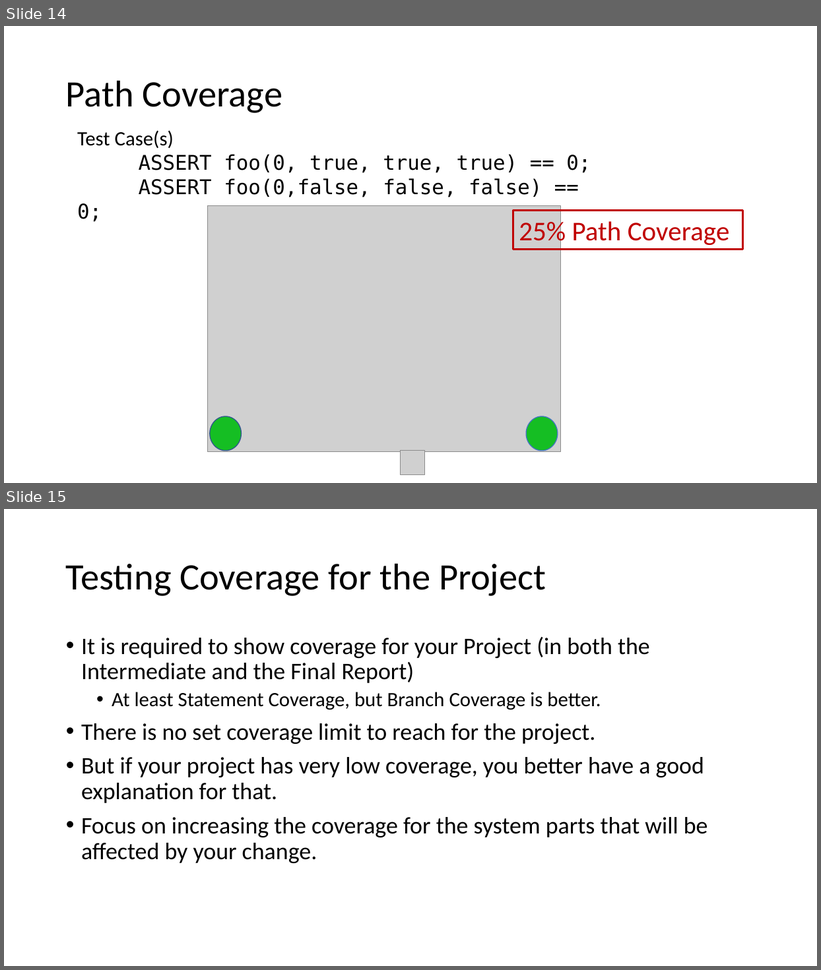
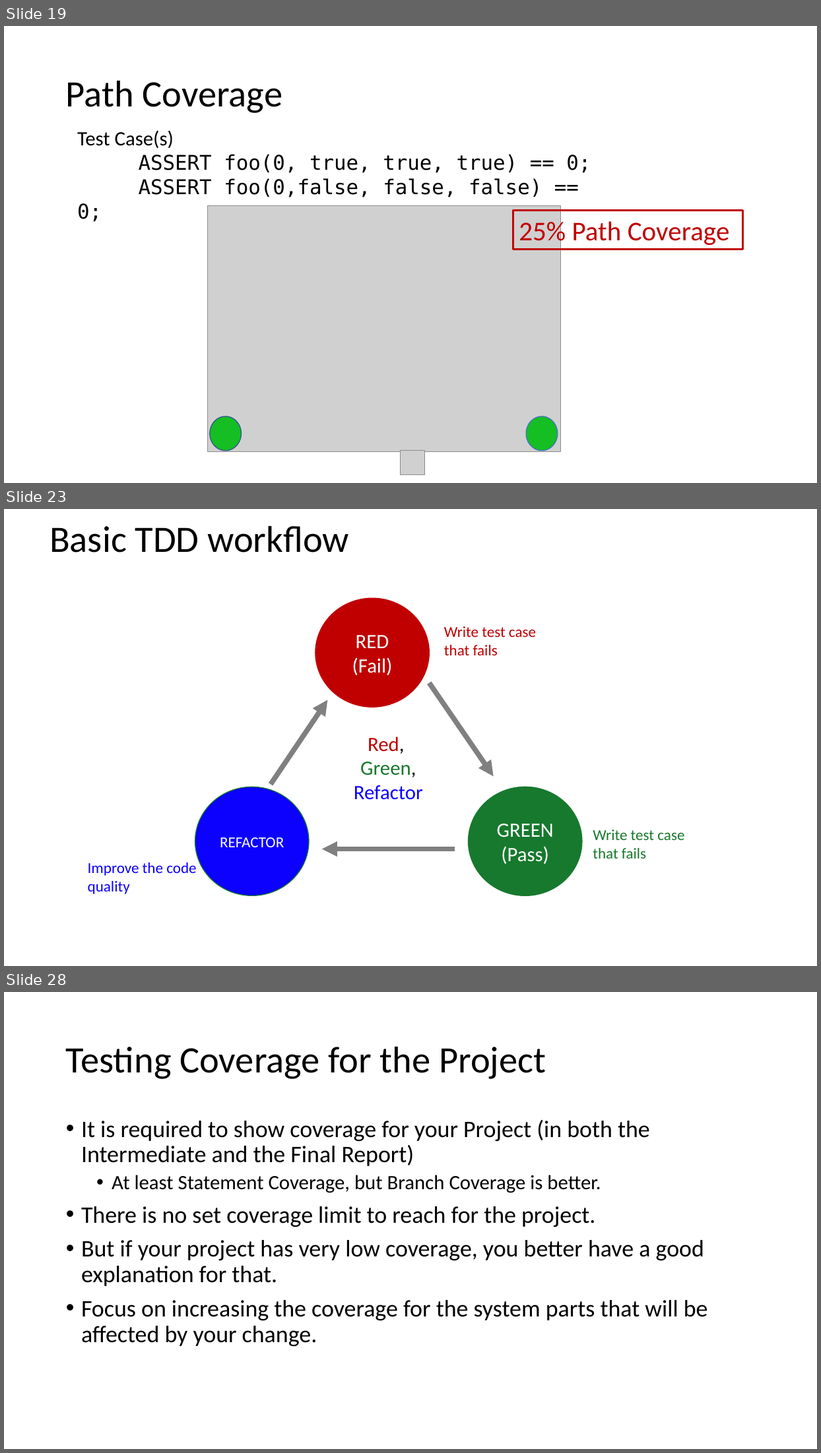
Before and after one commit to johnxu21/johnxu21.github.io, a slide deck: teaching/CS472-Spring2023/Timetable/Testing.pptx. Shown one above the other, each under a label of ours: slides 14 and 15 before the commit, slides 19, 23 and 28 after it; the slides between them are not shown. The pictures are 821x970 and 821x1453 pixels, drawn with LibreOffice and Linux fonts; fonts in the diff are those of the drawing; grey boxes stand for pictures. Boxes give left, top, right and bottom in pixels: in the first picture for what was removed or moved away, otherwise in the second. Text is boxed around its words. In the diff, an @@ line names an element or a change of style, - is before the commit and + after.

```diff
--- a/teaching/CS472-Spring2023/Timetable/Testing.pptx
+++ b/teaching/CS472-Spring2023/Timetable/Testing.pptx
@@ slide 23 added at (4, 509, 817, 966), background #FFFFFF @@
@@ title added at (50, 525, 349, 553), 44 pt, text #000000 @@
+Basic TDD workflow
@@ ellipse added at (316, 598, 430, 707), fill #C00000, outline #C00000 1 pt, 24 pt, text #FFFFFF @@
+RED
+(Fail)
@@ text added at (444, 626, 536, 656), 18 pt, text #C00000 @@
+Write test case that fails
@@ arrow added from (429, 683) to (494, 777), #808080 6 pt @@
@@ arrow added from (271, 785) to (328, 700), #808080 6 pt @@
@@ text added at (354, 737, 423, 800), 24 pt, text #0C00FF @@
+Red,
+Green,
+Refactor
@@ ellipse added at (195, 787, 309, 896), fill #0C00FF, outline #17792D 1 pt, 18 pt, text #FFFFFF @@
+REFACTOR
@@ ellipse added at (468, 787, 582, 896), fill #17792D, outline #17792D 1 pt, 24 pt, text #FFFFFF @@
+GREEN
+(Pass)
@@ text added at (593, 830, 684, 859), 18 pt, text #17792D @@
+Write test case that fails
@@ text added at (88, 863, 196, 894), 18 pt, text #0C00FF @@
+Improve the code quality
@@ arrow added from (455, 850) to (322, 850), #808080 6 pt @@
@@ what was slide 14 is now slide 19 @@
@@ what was slide 15 is now slide 28 @@
```
Also in this commit, not shown: 1 slide changed, 13 other slides added, 1 slide removed, 3 other files.
